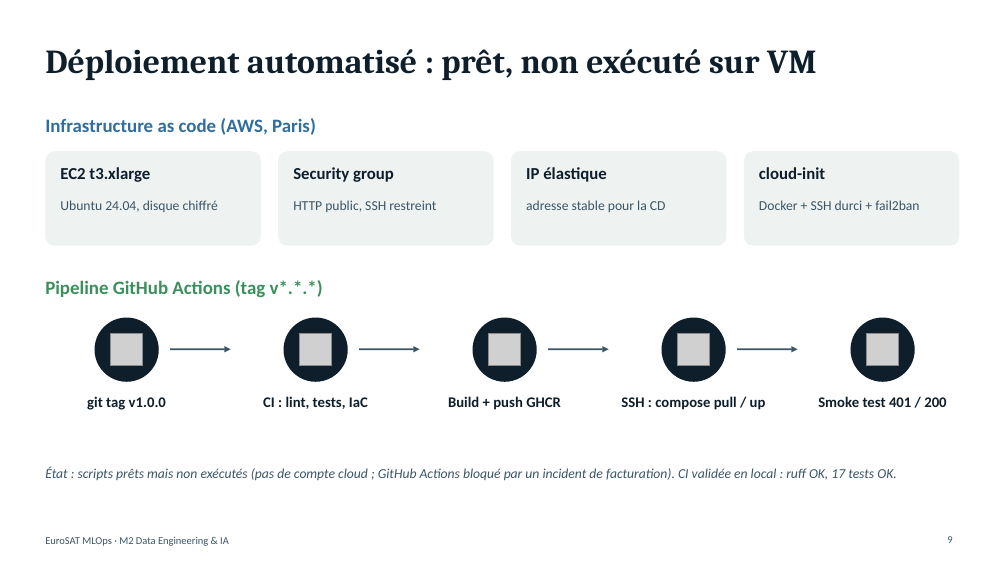
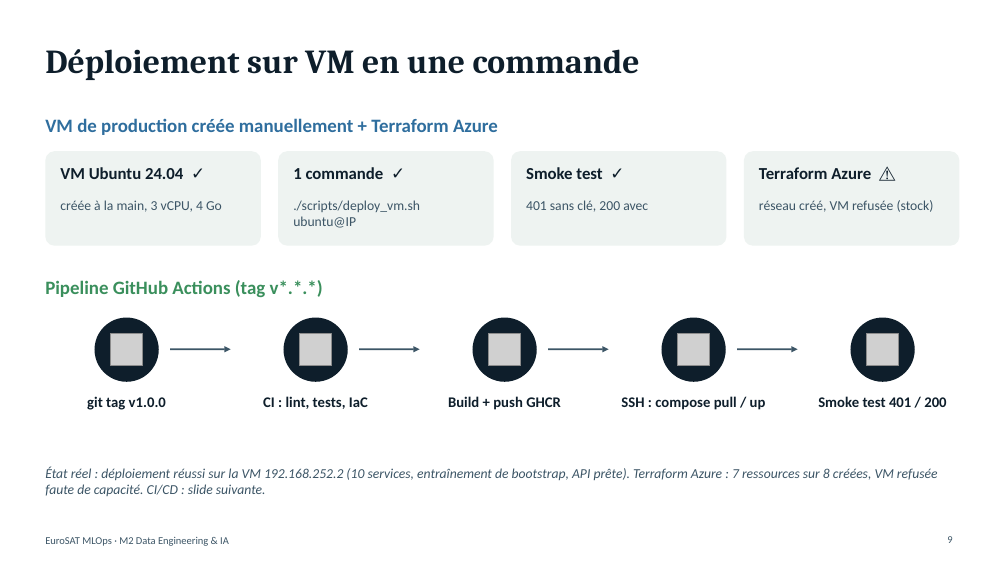
Before and after one commit to nplnguyen/eurosat-mlops, a slide deck: slide 9 of presentation/soutenance-mlops-eurosat.pptx. Drawn at 1008x567 pixels with LibreOffice and Linux fonts; fonts in the diff are those of the drawing; grey boxes stand for pictures. Boxes give left, top, right and bottom in pixels: in the first picture for what was removed or moved away, otherwise in the second. Text is boxed around its words. In the diff, an @@ line names an element or a change of style, - is before the commit and + after.

Commit message:
Slides : déploiement VM + test de charge en production

```diff
--- a/presentation/soutenance-mlops-eurosat.pptx
+++ b/presentation/soutenance-mlops-eurosat.pptx
@@ title at [45,49,640,80]: text changed @@
-Déploiement automatisé : prêt, non exécuté sur VM
+Déploiement sur VM en une commande
@@ text at [45,118,498,135]: text changed @@
-Infrastructure as code (AWS, Paris)
+VM de production créée manuellement + Terraform Azure
@@ text at [60,167,183,179]: text changed @@
-EC2 t3.xlarge
+VM Ubuntu 24.04 ✓
@@ text at [293,167,384,179]: text changed @@
-Security group
+1 commande ✓
@@ text at [526,167,602,179]: text changed @@
-IP élastique
+Smoke test ✓
@@ text at [759,167,871,179]: text changed @@
-cloud-init
+Terraform Azure ⚠
@@ text at [60,200,222,212]: text changed @@
-Ubuntu 24.04, disque chiffré
+créée à la main, 3 vCPU, 4 Go
@@ text at [293,200,420,228]: text changed @@
-HTTP public, SSH restreint
+./scripts/deploy_vm.sh ubuntu@IP
@@ text at [526,200,648,212]: text changed @@
-adresse stable pour la CD
+401 sans clé, 200 avec
@@ text at [759,200,934,212]: text changed @@
-Docker + SSH durci + fail2ban
+réseau créé, VM refusée (stock)
@@ text at [45,467,938,496]: text changed @@
-État : scripts prêts mais non exécutés (pas de compte cloud ; GitHub Actions bloqué par un incident de facturation). CI validée en local : ruff OK, 17 tests OK.
+État réel : déploiement réussi sur la VM 192.168.252.2 (10 services, entraînement de bootstrap, API prête). Terraform Azure : 7 ressources sur 8 créées, VM refusée faute de capacité. CI/CD : slide suivante.
```
Also in this commit, not shown: 2 other slides changed, 2 slides added.
